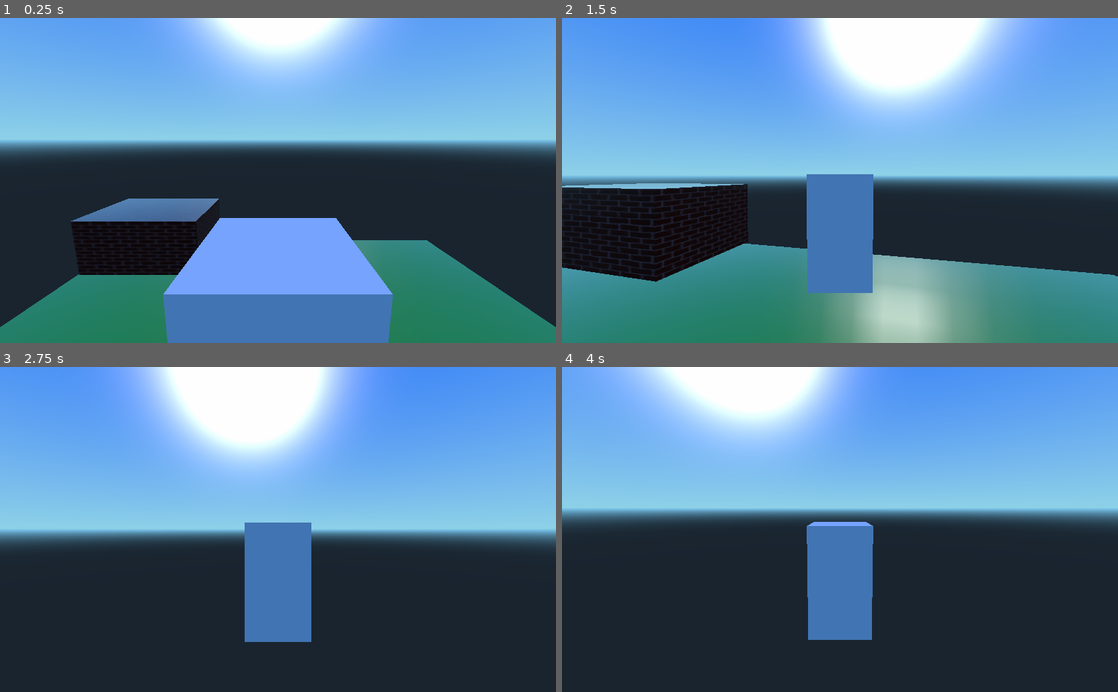
Above: before the commit, frames 1-4 (two rows, left to right).
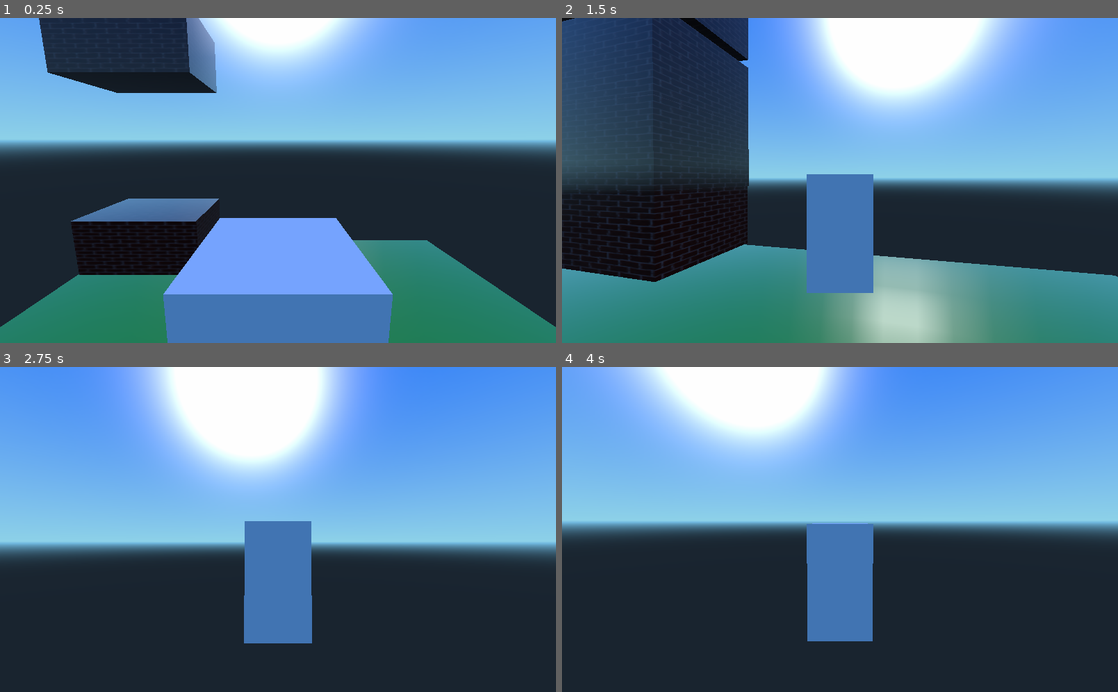
Above: after the commit, the same moments.

Repository: Bubbers/BubbaIllegalContructionInc
Game: Godot game, scene res://Main.tscn
Same seed, same stepped clock (60 frames per second), same inputs: the game is played once before the commit and once after it.
Inputs (mouse positions are in pixels of both pictures, inside the frame that each line leads up to):
- Up to frame 1 (0.25 s): no input
- Up to frame 2 (1.5 s): move the mouse to (867, 180) at 0.52 s; hold W (forward) from 0.53 s (still down); tap E (interact, bound only after the commit) at 0.6, 1.35 s; tap Space (jump) at 0.77 s; move the mouse to (812, 180) at 1.27 s
- Up to frame 3 (2.75 s): keep holding W (forward); tap Space (jump) at 1.52 s; move the mouse to (289, 523) at 2.02 s; tap E (interact, bound only after the commit) at 2.1 s
- Up to frame 4 (4 s): keep holding W (forward); tap Enter at 2.75 s; move the mouse to (834, 536) at 2.77 s; tap E (interact, bound only after the commit) at 2.85, 3.6 s; tap Space (jump) at 3.02, 3.5, 3.77 s; move the mouse to (878, 532) at 3.52 s

The runs differ from the first frame. In frame 1, 6.6% of the frame differs, in the area x 7-39%, y 0-24%; in frame 2, 19%, in the area x 0-100%, y 0-85%; in frame 3, 9.7%; in frame 4, 11%.

Commit message:
Added highlight feature

Diff:
--- /dev/null
+++ b/Floor.gd
@@ -0,0 +1,16 @@
+extends RigidBody
+
+var mesh
+var mesh_material
+
+func _ready():
+    mesh = $MeshInstance
+    mesh_material = mesh.get_surface_material(0).duplicate()
+    mesh_material.emission_enabled = false
+    mesh.set_surface_material(0, mesh_material)
+
+func highlight(should_highlight):
+    mesh_material.emission_enabled = should_highlight
+
+func retrieve_floor_mesh():
+    return mesh
--- a/Floor.tscn
+++ b/Floor.tscn
@@ -1,6 +1,7 @@
-[gd_scene load_steps=6 format=2]
+[gd_scene load_steps=7 format=2]
 
-[ext_resource path="res://assets/brick_wall_final.jpg" type="Texture" id=1]
+[ext_resource path="res://Floor.gd" type="Script" id=1]
+[ext_resource path="res://assets/brick_wall_final.jpg" type="Texture" id=2]
 
 [sub_resource type="SpatialMaterial" id=1]
 
@@ -85,13 +86,17 @@
 params_grow = false
 params_use_alpha_scissor = false
 albedo_color = Color( 1, 1, 1, 1 )
-albedo_texture = ExtResource( 1 )
+albedo_texture = ExtResource( 2 )
 metallic = 0.0
 metallic_specular = 0.5
 metallic_texture_channel = 0
 roughness = 0.0
 roughness_texture_channel = 0
-emission_enabled = false
+emission_enabled = true
+emission = Color( 0.834206, 0.917969, 0.0932312, 1 )
+emission_energy = 0.25
+emission_operator = 0
+emission_on_uv2 = false
 normal_enabled = false
 rim_enabled = false
 clearcoat_enabled = false
@@ -112,7 +117,7 @@
 uv2_triplanar_sharpness = 1.0
 proximity_fade_enable = false
 distance_fade_enable = false
-_sections_unfolded = [ "Albedo", "Vertex Color" ]
+_sections_unfolded = [ "Albedo", "Emission", "Vertex Color" ]
 
 [sub_resource type="BoxShape" id=4]
 
@@ -134,7 +139,7 @@
 contacts_reported = 0
 contact_monitor = false
 sleeping = false
-can_sleep = true
+can_sleep = false
 axis_lock_linear_x = false
 axis_lock_linear_y = false
 axis_lock_linear_z = false
@@ -145,6 +150,7 @@
 linear_damp = -1.0
 angular_velocity = Vector3( 0, 0, 0 )
 angular_damp = -1.0
+script = ExtResource( 1 )
 _sections_unfolded = [ "Collision" ]
 
 [node name="MeshInstance" type="MeshInstance" parent="." index="0"]
--- /dev/null
+++ b/FloorScript.gd
@@ -0,0 +1,10 @@
+extends MeshInstance
+
+# class member variables go here, for example:
+# var a = 2
+# var b = "textvar"
+
+func _ready():
+    var material = self.get_surface_material(0).duplicate()
+    material.emission_enabled = false
+    self.set_surface_material(0, material)
--- a/InteractRay.gd
+++ /dev/null
@@ -1,15 +0,0 @@
-extends RayCast
-
-# class member variables go here, for example:
-# var a = 2
-# var b = "textvar"
-
-func _ready():
-    # Called every time the node is added to the scene.
-    # Initialization here
-    pass
-
-#func _process(delta):
-#    # Called every frame. Delta is time since last frame.
-#    # Update game logic here.
-#    pass
--- a/Main.tscn
+++ b/Main.tscn
@@ -123,4 +123,16 @@
 
 transform = Transform( 1, 0, 0, 0, 1, 0, 0, 0, 1, -8, 0, -12 )
 
+[node name="RigidBody2" parent="." index="5" instance=ExtResource( 5 )]
+
+transform = Transform( 1, 0, 0, 0, 1, 0, 0, 0, 1, -7.78806, 11.1394, -11.818 )
+
+[node name="RigidBody3" parent="." index="6" instance=ExtResource( 5 )]
+
+transform = Transform( 1, 0, 0, 0, 1, 0, 0, 0, 1, -7.78806, 20.2568, -11.818 )
+
+[node name="RigidBody4" parent="." index="7" instance=ExtResource( 5 )]
+
+transform = Transform( 1, 0, 0, 0, 1, 0, 0, 0, 1, -7.78806, 16.0758, -11.818 )
+
 [connection signal="win" from="WinCollision" to="." method="_on_WinCollision_win"]
--- a/Player.gd
+++ b/Player.gd
@@ -11,6 +11,7 @@
 var rotation_helper
 var camera
 var interact_ray
+var previous_interact_object
 
 var cam_pitch = 0.0;
 var cam_yaw = 0.0;
@@ -64,8 +65,33 @@
         velocity.y = 0
 
 func handle_object_interaction():
-    if interact_ray.is_colliding():
-        print("Colliding")
+    var is_colliding = interact_ray.is_colliding()
+    var building_floor = interact_ray.get_collider()
+
+    _highlight_selected_object(is_colliding, building_floor)
+
+    if is_colliding and Input.is_action_just_pressed("interact"):
+        var floor_parent = building_floor.get_parent()
+        floor_parent.remove_child(building_floor)
+        var building_mesh = building_floor.retrieve_floor_mesh()
+        building_floor.remove_child(building_mesh)
+        rotation_helper.add_child(building_mesh)
+        building_mesh.set_scale(building_mesh.get_scale()*0.1)
+
+        building_mesh.set_translation(Vector3(2, 1, -2))
+
+func _highlight_selected_object(is_colliding, building_floor):
+    if is_colliding:
+        if building_floor != previous_interact_object:
+            building_floor.highlight(true)
+
+            if previous_interact_object != null:
+                previous_interact_object.highlight(false)
+
+            previous_interact_object = building_floor
+    elif previous_interact_object != null:
+        previous_interact_object.highlight(false)
+        previous_interact_object = null
 
 func _input(event):
     if event is InputEventMouseMotion:
@@ -74,7 +100,7 @@
 
         cam_yaw -= relative.x * MOUSE_SENSITIVITY
         cam_pitch += relative.y * MOUSE_SENSITIVITY
-        cam_pitch = clamp(cam_pitch, 0.0, PI / 2.1)
+        cam_pitch = clamp(cam_pitch, - PI/8, PI / 2.1)
 
         var head_pos = Vector3(0, 3.6, 0) + get_global_transform().origin
         var cam_pos = head_pos
--- a/Player.tscn
+++ b/Player.tscn
@@ -29,6 +29,7 @@
 axis_lock_angular_z = false
 collision/safe_margin = 0.001
 script = ExtResource( 1 )
+_sections_unfolded = [ "Collision", "collision" ]
 gravity = 10
 jump_force = 5
 moving_speed = 12
@@ -80,5 +81,5 @@
 transform = Transform( 0.999987, -0.0011687, 0.00498836, 0.000878296, 0.998327, 0.0578244, -0.0050475, -0.0578192, 0.998314, 0, -0.0219626, -0.00511622 )
 enabled = true
 exclude_parent = true
-cast_to = Vector3( 0, 0, -20 )
+cast_to = Vector3( 0, 0, -15 )
 collision_mask = 2
--- a/project.godot
+++ b/project.godot
@@ -30,6 +30,8 @@
 right=[ Object(InputEventKey,"resource_local_to_scene":false,"resource_name":"","device":0,"alt":false,"shift":false,"control":false,"meta":false,"command":false,"pressed":false,"scancode":16777233,"unicode":0,"echo":false,"script":null)
 , Object(InputEventKey,"resource_local_to_scene":false,"resource_name":"","device":0,"alt":false,"shift":false,"control":false,"meta":false,"command":false,"pressed":false,"scancode":68,"unicode":0,"echo":false,"script":null)
  ]
+interact=[ Object(InputEventKey,"resource_local_to_scene":false,"resource_name":"","device":0,"alt":false,"shift":false,"control":false,"meta":false,"command":false,"pressed":false,"scancode":69,"unicode":0,"echo":false,"script":null)
+ ]
 
 [rendering]
 
